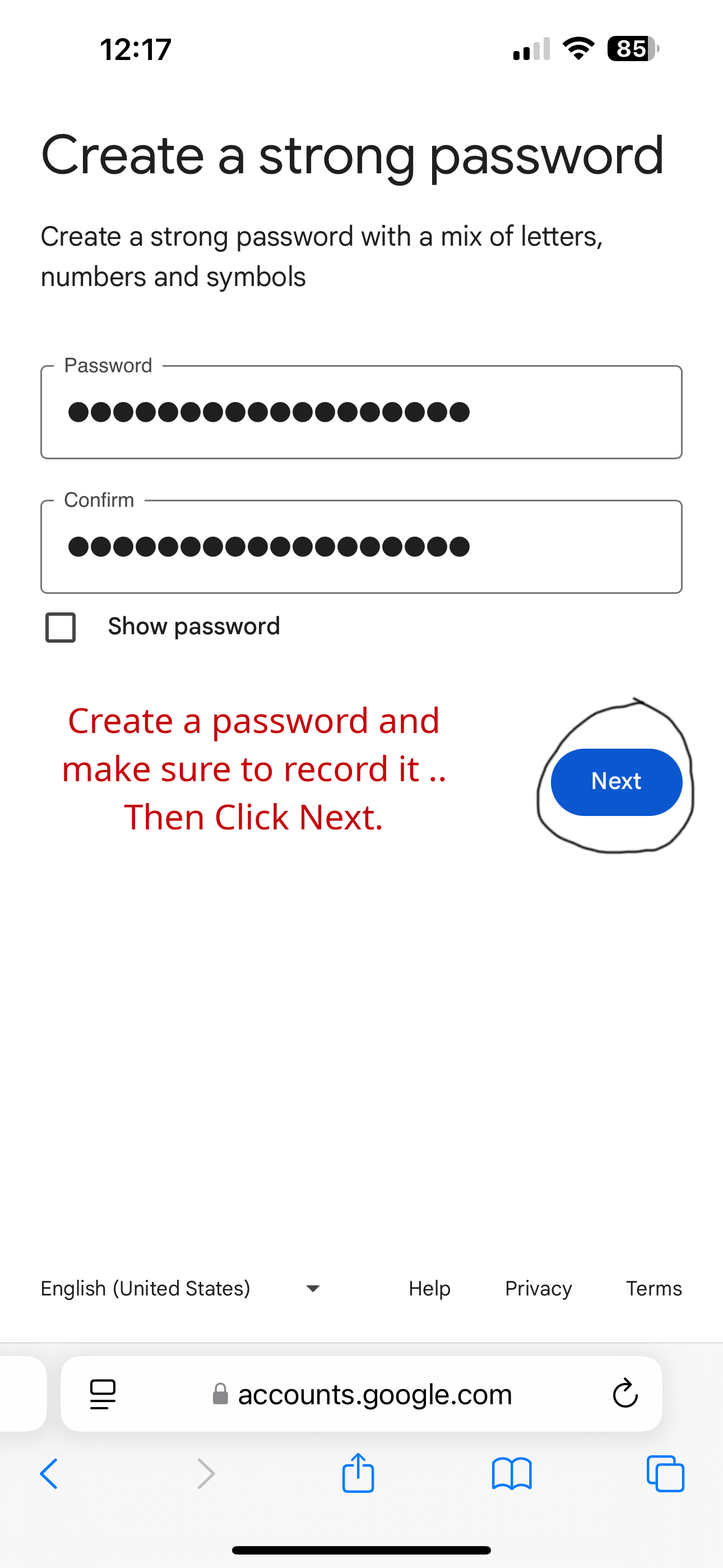
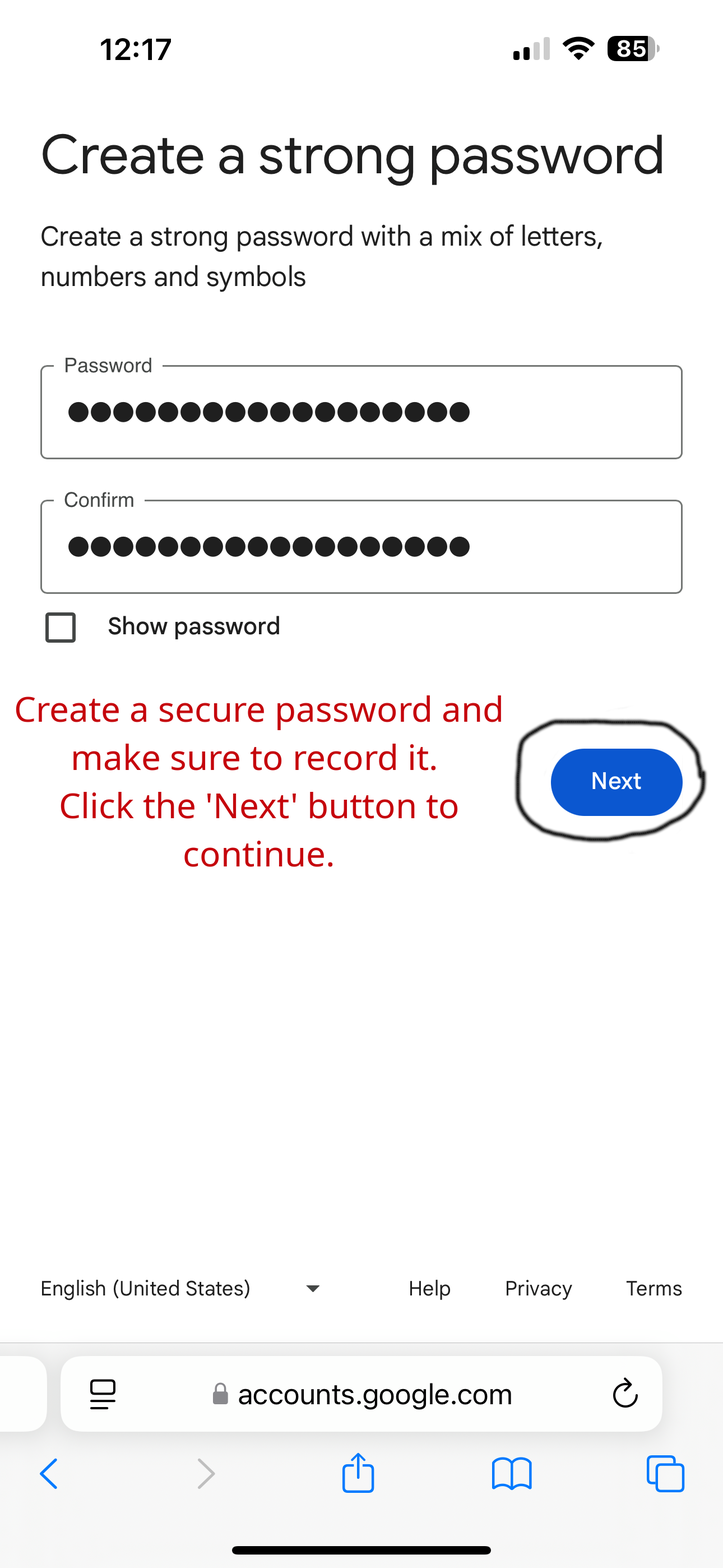
Before/after of a 723x1568 layered artwork. What changed in the layer stack:
renamed "Create a password and make sur..." to "Create a secure password and m...", painted on it over [15, 695, 502, 867]
painted on "Google_Create_Password.PNG" over [513, 695, 709, 856]
